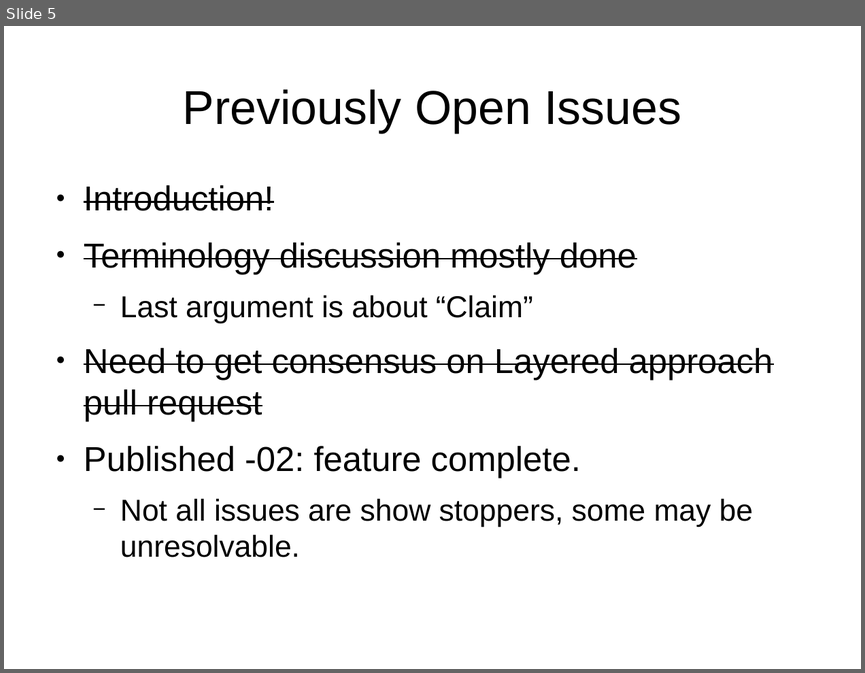
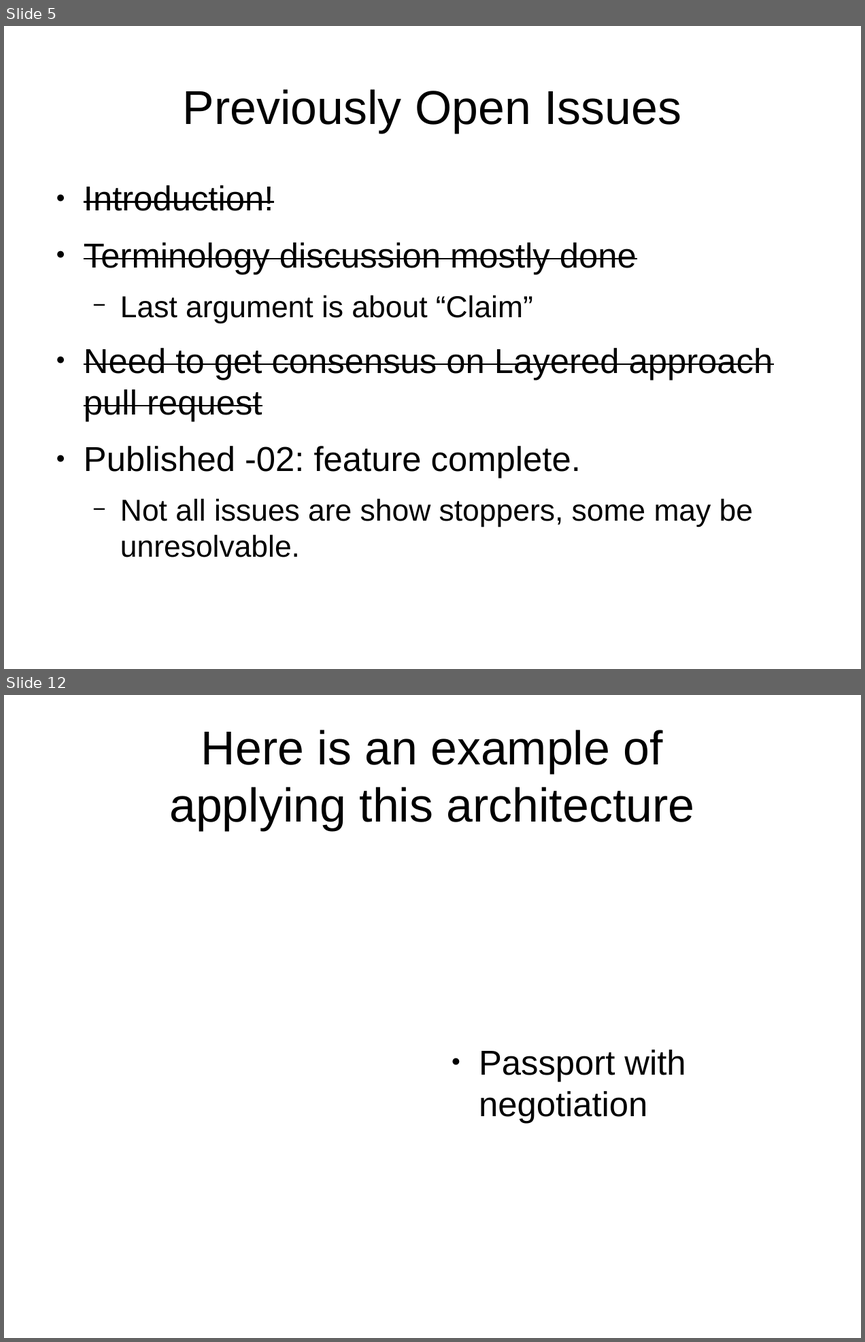
Before and after one commit to ietf-rats-wg/architecture, a slide deck: presentations/2020-ietf107-architecture.odp. Shown one above the other, each under a label of ours: slide 5 before the commit, slides 5 and 12 after it; the slides between them are not shown. The pictures are 865x673 and 865x1342 pixels, drawn with LibreOffice and Linux fonts; fonts in the diff are those of the drawing. Boxes give left, top, right and bottom in pixels: in the first picture for what was removed or moved away, otherwise in the second. Text is boxed around its words. In the diff, an @@ line names an element or a change of style, - is before the commit and + after.

```diff
--- a/presentations/2020-ietf107-architecture.odp
+++ b/presentations/2020-ietf107-architecture.odp
@@ slide 12 added at [4,695,861,1338], background #FFFFFF @@
@@ title added at [169,730,695,830], 44 pt, text #000000 @@
+Here is an example of
+applying this architecture
@@ text added at [479,1049,685,1123], 32 pt, text #000000 @@
+● Passport with negotiation
```
Also in this commit, not shown: 8 slides changed, 1 other slide added.
